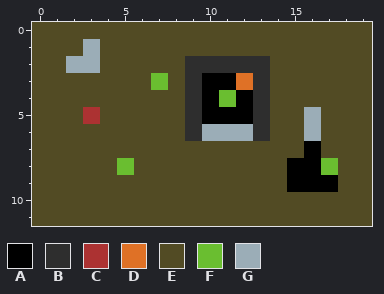
Edited in one commit: pixel-art file (assets/levels/level1.aseprite). The first picture shows the starting point.
20x12 pixels, 1 frame.
Palette (. is transparent): A #000000  B #2e2e2e  C #ac3232  D #df7126  E #524b24  F #6abe30  G #9badb7
Pixels before, first column x 0:
 0 EEEEEEEEEEEEEEEEEEEE
 1 EEEGEEEEEEEEEEEEEEEE
 2 EEGGEEEEEBBBBBEEEEEE
 3 EEEEEEEFEBAADBEEEEEE
 4 EEEEEEEEEBAFABEEEEEE
 5 EEECEEEEEBAAABEEGEEE
 6 EEEEEEEEEBGGGBEEGEEE
 7 EEEEEEEEEEEEEEEEAEEE
 8 EEEEEFEEEEEEEEEAAFEE
 9 EEEEEEEEEEEEEEEAAAEE
10 EEEEEEEEEEEEEEEEEEEE
11 EEEEEEEEEEEEEEEEEEEE
New version:
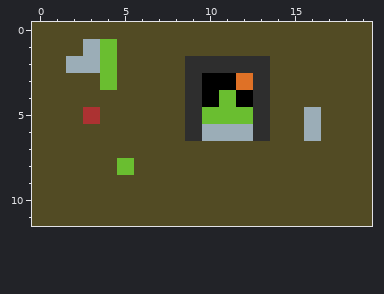
The edit:
Colour A becomes colour E in row 7 at x 16; in row 8 at x 15 to 16; in row 9 at x 15 to 17.
Colour F becomes colour E in row 3 at x 7; in row 8 at x 17.
Colour A becomes colour F in row 5 at x 10 to 12.
Colour E becomes colour F in rows 1 to 3 at x 4.
